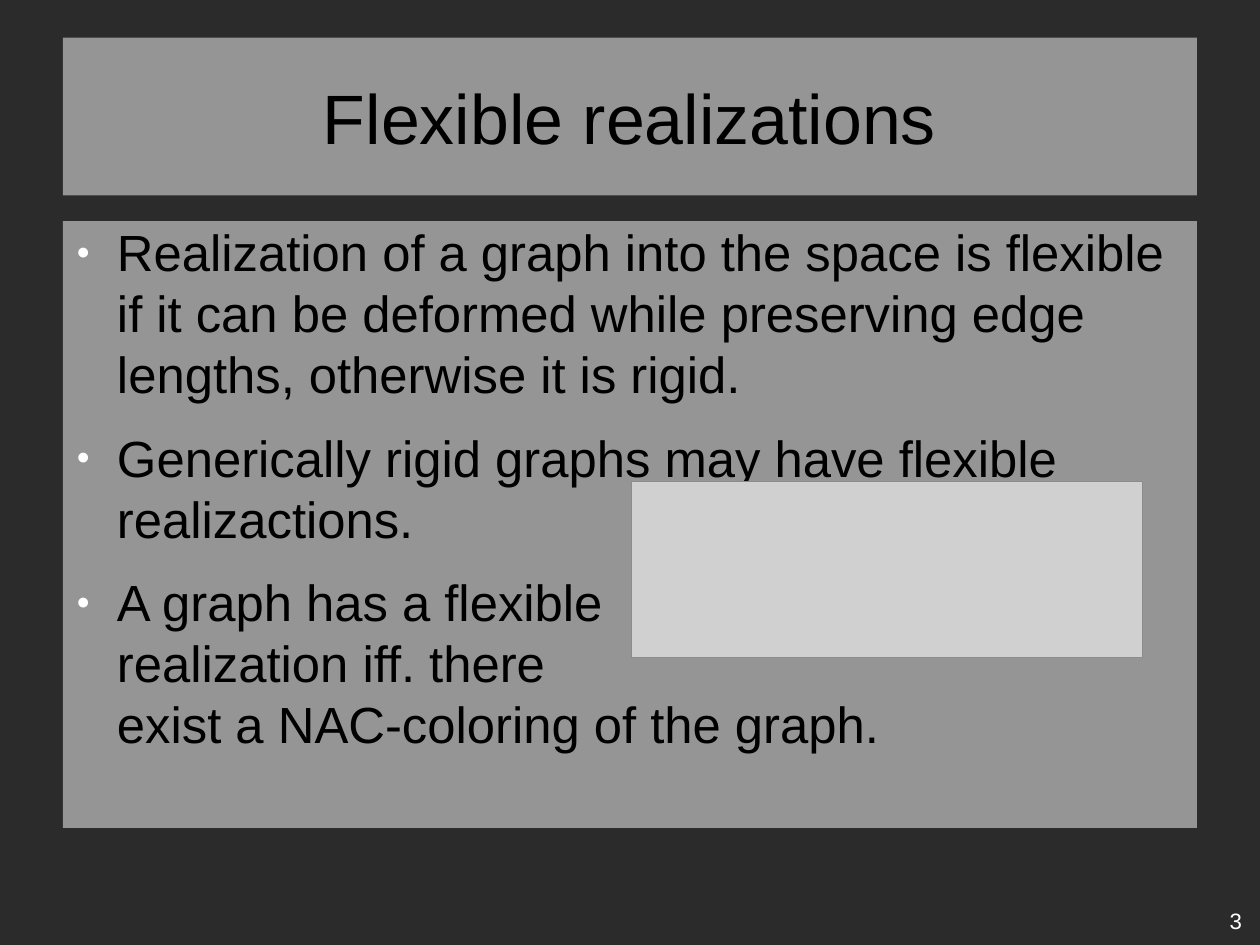
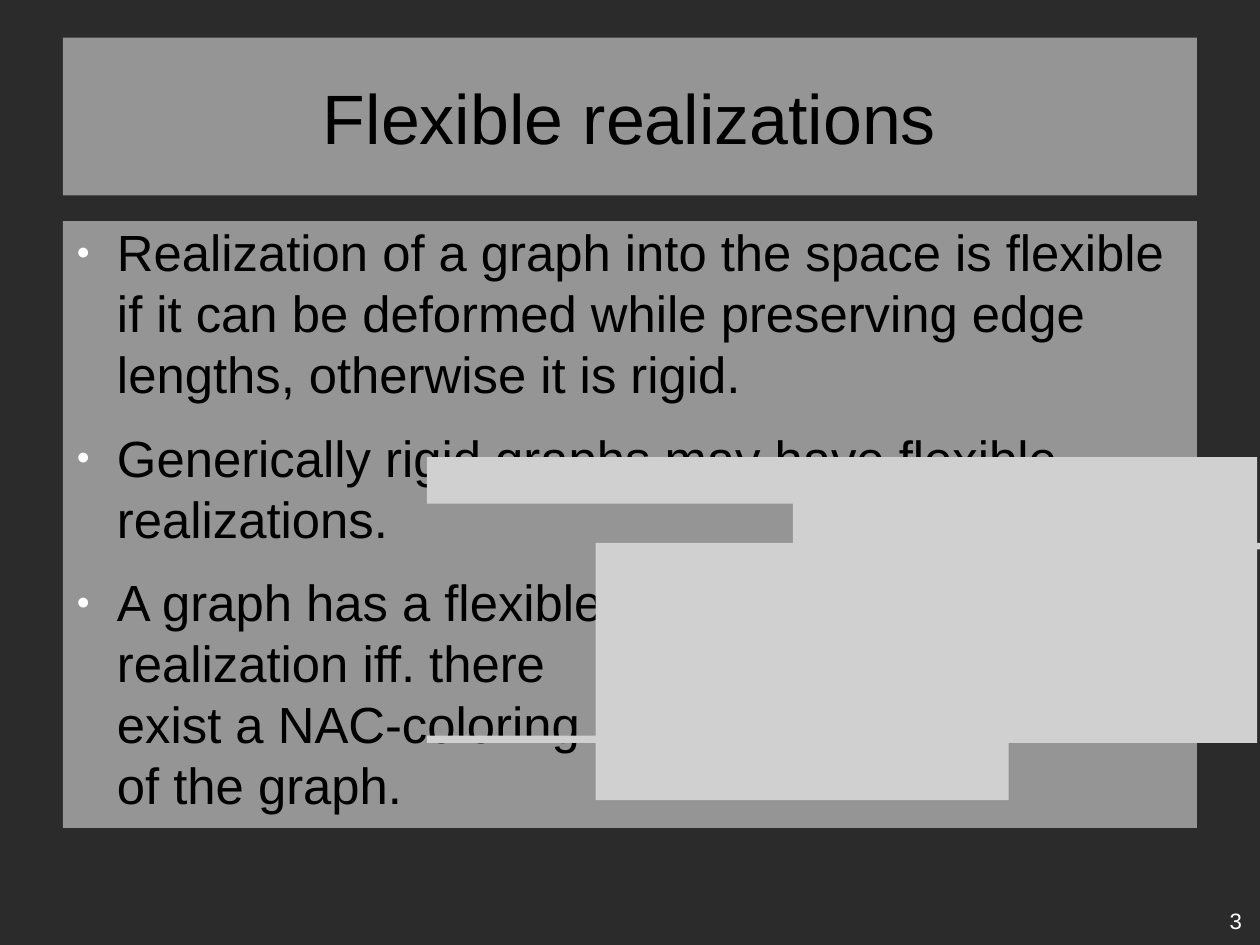
Before and after one commit to Lastaapps/bc_thesis, a slide deck: slide 3 of presentation_01.odp. Drawn at 1260x945 pixels with LibreOffice and Linux fonts; fonts in the diff are those of the drawing; grey boxes stand for pictures; background and template pictures are left out; a plain dark background stands for a picture behind light text. Boxes give left, top, right and bottom in pixels: in the first picture for what was removed or moved away, otherwise in the second. Text is boxed around its words. In the diff, an @@ line names an element or a change of style, - is before the commit and + after.

```diff
--- a/presentation_01.odp
+++ b/presentation_01.odp
@@ text at bbox=[117, 436, 1057, 539]: text changed @@
-● Generically rigid graphs may have flexible realizactions.
+● Generically rigid graphs may have flexible realizations.
@@ picture: place and size @@
-picture at bbox=[632, 481, 1143, 657]
+picture at bbox=[428, 457, 1258, 743]
@@ picture added at bbox=[596, 543, 1260, 800] @@
```
Also in this commit, not shown: 9 other slides changed, 2 slides added, 12 other files.
